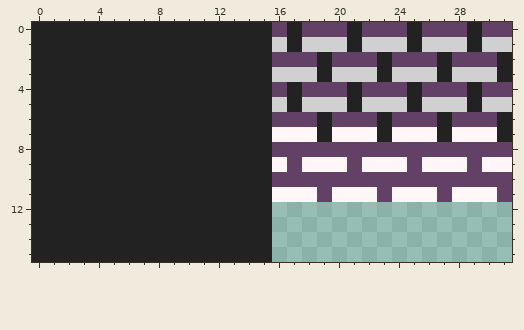
A pixel-art file gets an edit: src/project/data/sprites/tiles/bricks.aseprite. That is the earlier state.
32x16 pixels, 1 frame.
And afterwards:
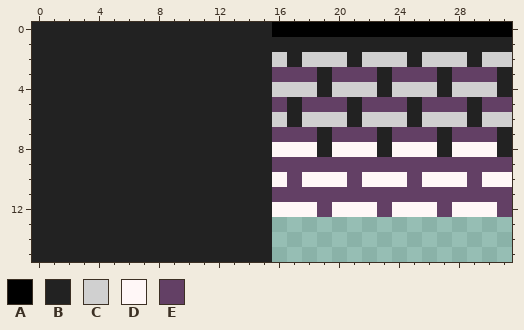
Palette (. is transparent): A #000000  B #222222  C #d0d0d0  D #fff7f7  E #634065
Edits made:
y 0: x 16..31 EBEEEBEEEBEEEBEE -> AAAAAAAAAAAAAAAA
y 1: x 16 C -> B; x 18..20 CCC -> BBB; x 22..24 CCC -> BBB; x 26..28 CCC -> BBB; x 30..31 CC -> BB
y 2: x 16..31 EEEBEEEBEEEBEEEB -> CBCCCBCCCBCCCBCC
y 3: x 16..18 CCC -> EEE; x 20..22 CCC -> EEE; x 24..26 CCC -> EEE; x 28..30 CCC -> EEE
y 4: x 16..31 EBEEEBEEEBEEEBEE -> CCCBCCCBCCCBCCCB
y 5: x 16 C -> E; x 18..20 CCC -> EEE; x 22..24 CCC -> EEE; x 26..28 CCC -> EEE; x 30..31 CC -> EE
y 6: x 16..31 EEEBEEEBEEEBEEEB -> CBCCCBCCCBCCCBCC
y 7: x 16..18 DDD -> EEE; x 20..22 DDD -> EEE; x 24..26 DDD -> EEE; x 28..30 DDD -> EEE
y 8: x 16..31 EEEEEEEEEEEEEEEE -> DDDBDDDBDDDBDDDB
y 9: x 16 D -> E; x 18..20 DDD -> EEE; x 22..24 DDD -> EEE; x 26..28 DDD -> EEE; x 30..31 DD -> EE
y 10: x 16 E -> D; x 18..20 EEE -> DDD; x 22..24 EEE -> DDD; x 26..28 EEE -> DDD; x 30..31 EE -> DD
y 11: x 16..18 DDD -> EEE; x 20..22 DDD -> EEE; x 24..26 DDD -> EEE; x 28..30 DDD -> EEE
y 12: x 16..31 ................ -> DDDEDDDEDDDEDDDE
Boxes around the changes in both pictures, in picture pixels (x1, y1, x2, y2):
changed: (272, 22, 512, 217)
